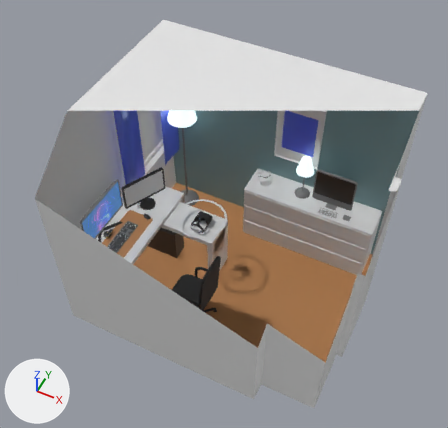
Two versions of the Blender file Assets/Models/Game Models/MainMenuRoom.blend, one commit apart.
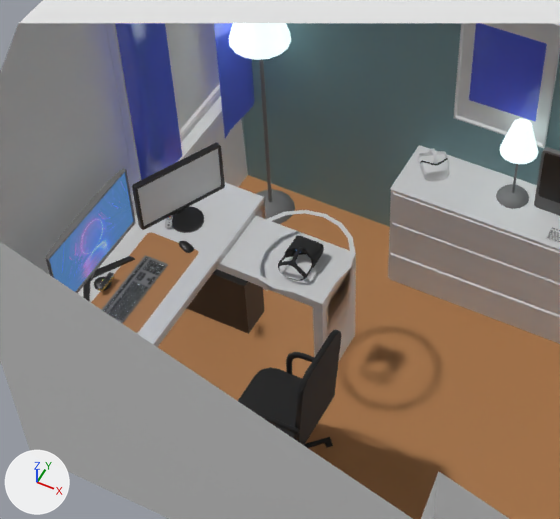
There are two pictures of each version: one whole from a camera (50 mm lens) standing at (2.35, -3.24, 6.32) and looking at (0.41, 0.63, 1.47), one close up on the part from 13% to 72% of the width and 23% to 81% of the height. Arrows for +X, +Y and +Z are at lower left; the lights stay in place. Everything nearer to the camera than a plane just in front of the edit is cut away.

Objects in the first close-up: 'VRCircle', 'VrHeadset.band', 'apartment', 'chair.001'.
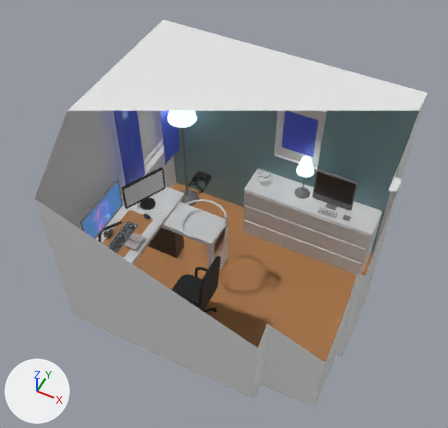
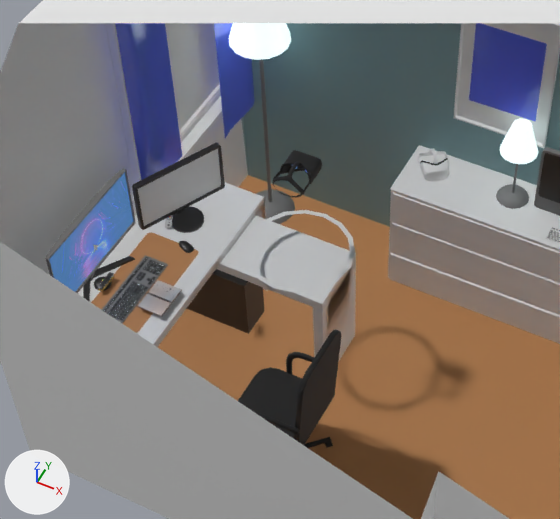
Patch to the scene script:
```diff
--- a/Assets/Models/Game Models/MainMenuRoom.blend.py
+++ b/Assets/Models/Game Models/MainMenuRoom.blend.py
@@ img_controller_notebook__png @@
+img_controller_notebook__png = load_image('CONTROLLER_NOTEBOOK-.png', '../../Textures/GameTextures/CONTROLLER_NOTEBOOK-.png', 976, 681, 'sRGB')
@@ mat_book @@
+mat_book = principled_material('book')
+mat_book.texture = img_controller_notebook__png
@@ me_cube_010 @@
+me_cube_010.from_pydata(...)  # 20 vertices, 18 faces; spans x -0.68..0.68, y -1.02..1.02, z -0.04..0.04
+me_cube_010.materials.append(mat_book)  # picture img_controller_notebook__png
@@ me_cube_008 @@
+me_cube_008.from_pydata(...)  # 532 vertices, 466 faces; spans x -0.71..0.74, y -1.03..1.02, z -0.08..0.09
+# faces by material slot: [448, 18]
+me_cube_008.materials.append(mat_black_plastic)  # black #191919
+me_cube_008.materials.append(mat_book)  # picture img_controller_notebook__png
@@ ob_vrheadset_band @@
 ob_vrheadset_band = bpy.data.objects.new('VrHeadset.band', me_cube_001)
-ob_vrheadset_band.location = (0.043, 0.814, 1.0)
+ob_vrheadset_band.location = (0.043, 0.814, 1.645)
@@ ob_book_left @@
+ob_book_left = bpy.data.objects.new('Book.Left', me_cube_010)
+ob_book_left.location = (-0.469, 0.139, 1.035)
+ob_book_left.rotation_euler = (0.0, 0.0, 1.571)  # degrees (0, 0, 90)
+ob_book_left.scale = (-0.074, 0.074, 0.074)
@@ ob_book_right @@
+ob_book_right = bpy.data.objects.new('Book.Right', me_cube_008)
+ob_book_right.location = (-0.469, 0.235, 1.035)
+ob_book_right.rotation_euler = (0.0, 0.0, 1.571)  # degrees (0, 0, 90)
+ob_book_right.scale = (0.074, 0.074, 0.074)
```

Pixel boxes (x1, y1, x2, y2) of what changed, in the close-ups (560 x 519 px):
'VrHeadset.band', moved
    before: (278, 235, 324, 281)
    after: (273, 150, 322, 197)
'Book.Left', added
    after: (137, 293, 172, 317)
'Book.Right', added
    after: (148, 280, 182, 303)
    faces in mat_book (picture img_controller_notebook__png): (148, 280, 182, 303)
